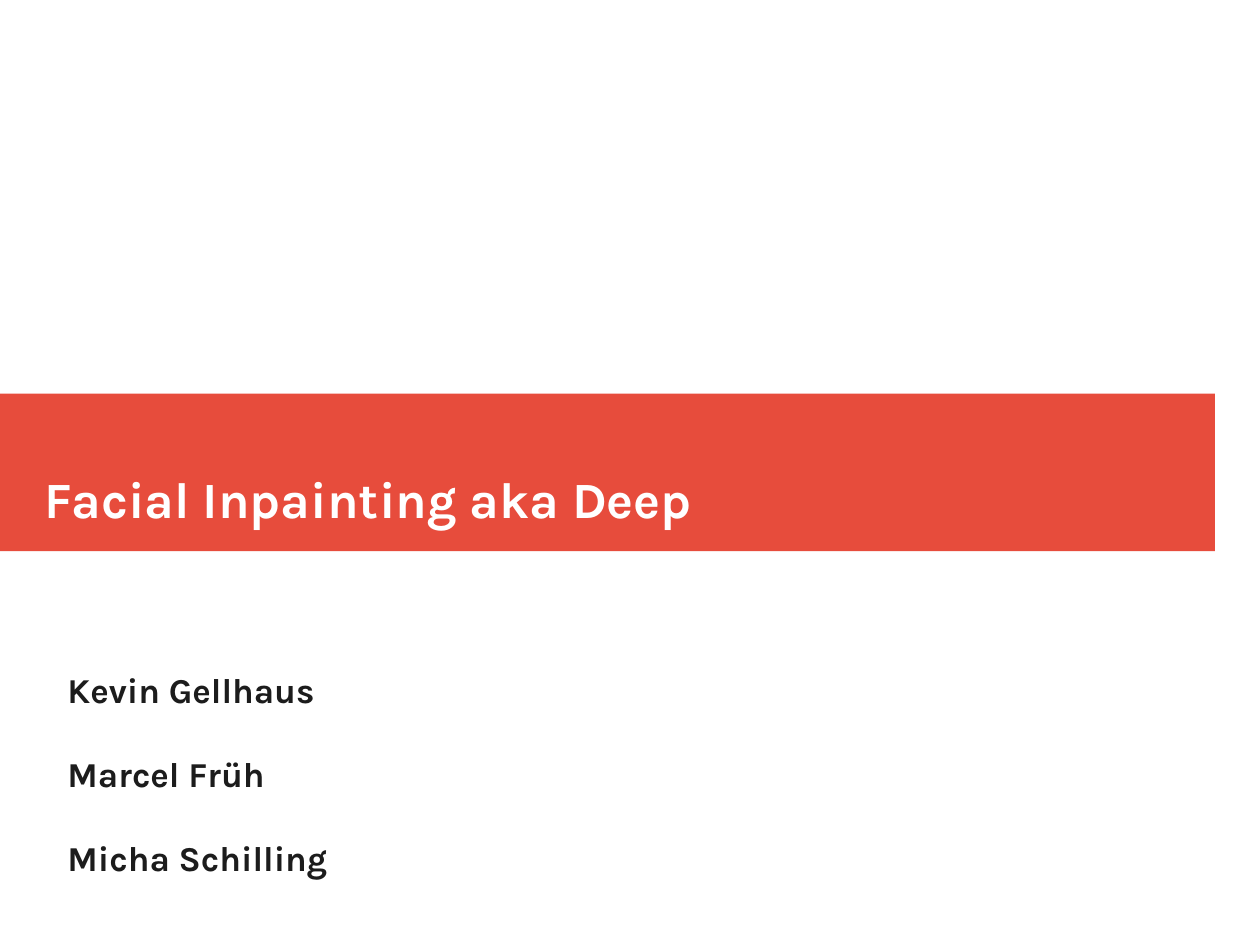
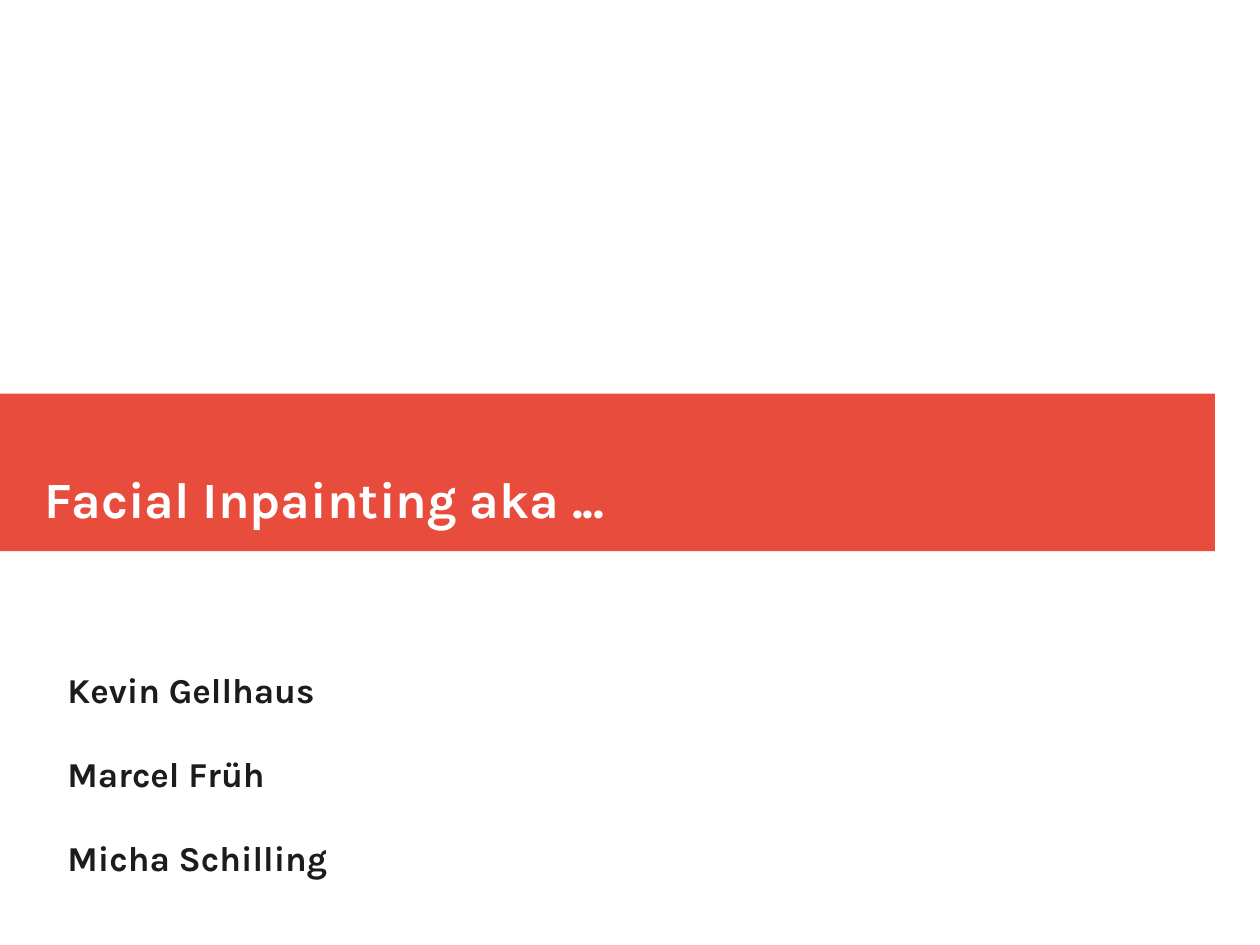
Before and after one commit to b4shy/FacialInpainting, a slide deck: slide 1 of Presentation/pitch/pitch.odp. Drawn at 1260x945 pixels with LibreOffice and Linux fonts; fonts in the diff are those of the drawing. Boxes give left, top, right and bottom in pixels: in the first picture for what was removed or moved away, otherwise in the second. Text is boxed around its words. In the diff, an @@ line names an element or a change of style, - is before the commit and + after.

```diff
--- a/Presentation/pitch/pitch.odp
+++ b/Presentation/pitch/pitch.odp
@@ title at [45,482,559,530]: text changed @@
-Facial Inpainting aka Deep
+Facial Inpainting aka ...
```
Also in this commit, not shown: 1 other slide changed, 3 other files.
